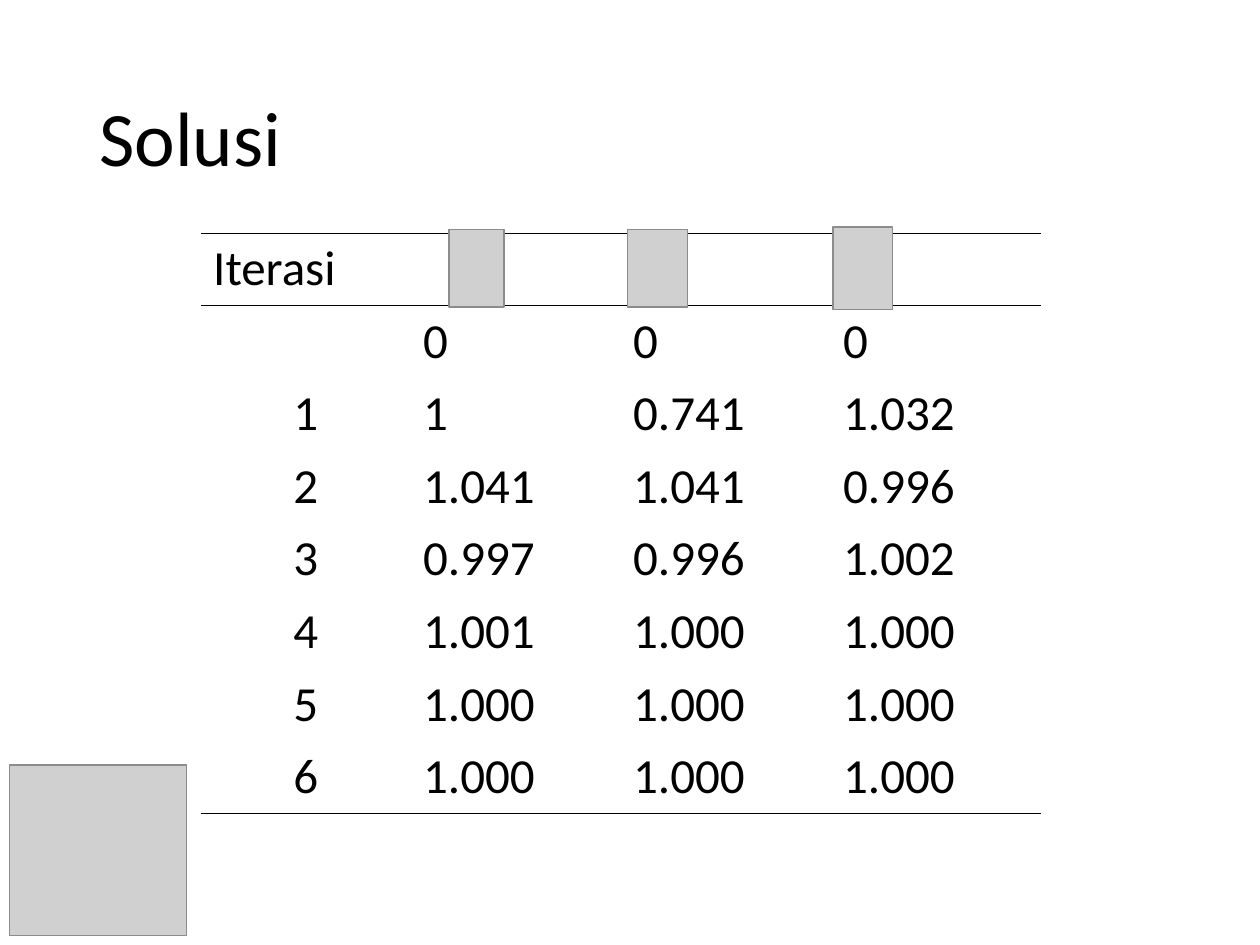
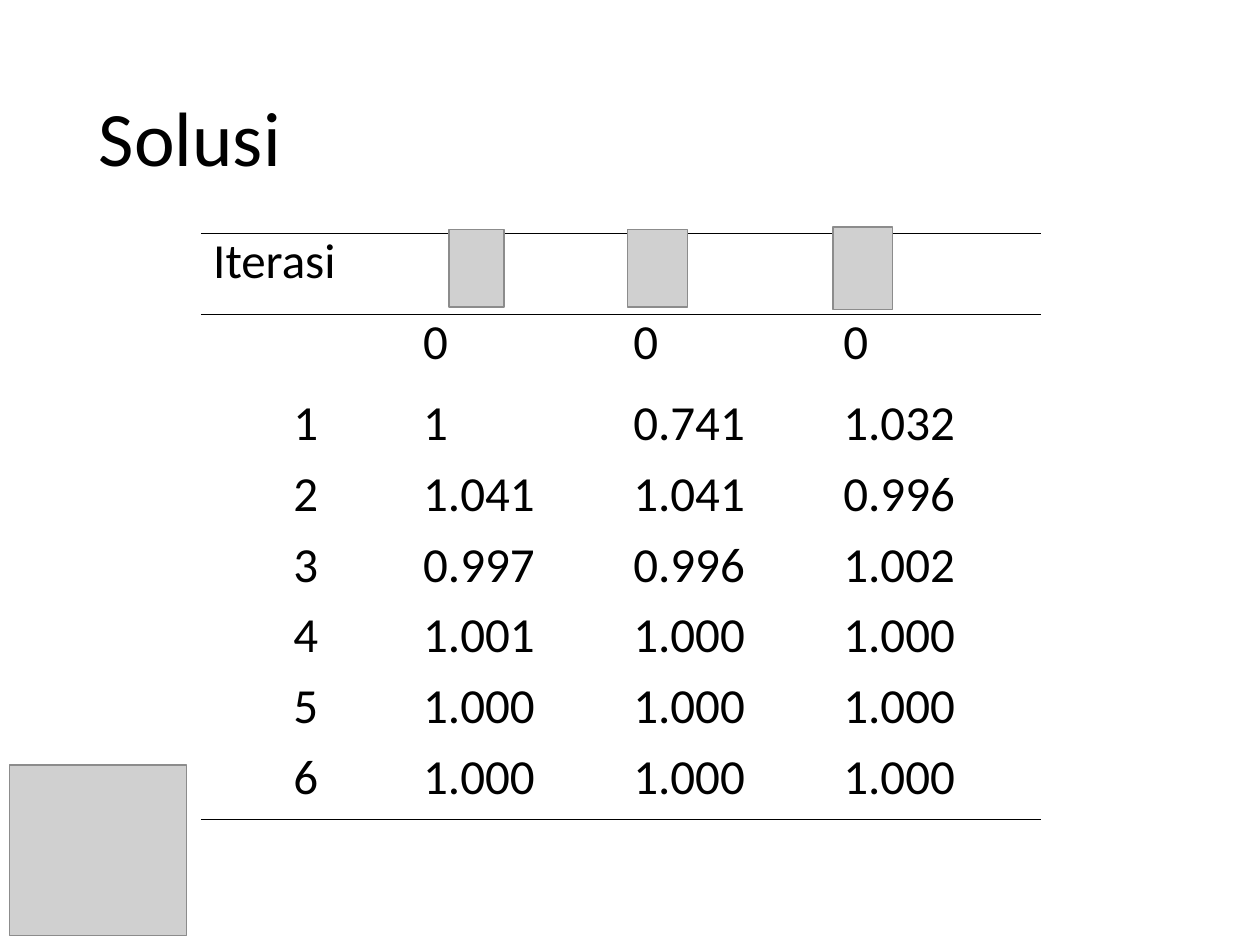
Before and after one commit to miftanurfarid/EL1211_metode_numerik_dan_teknik_komputasi, a slide deck: slide 39 of slides/EL 1211 04 - Penyelesaian Persamaan Linear Serentak.ppt. Drawn at 1260x945 pixels with LibreOffice and Linux fonts; fonts in the diff are those of the drawing; grey boxes stand for pictures. Boxes give left, top, right and bottom in pixels: in the first picture for what was removed or moved away, otherwise in the second. Text is boxed around its words. In the diff, an @@ line names an element or a change of style, - is before the commit and + after.

```diff
--- a/slides/EL 1211 04 - Penyelesaian Persamaan Linear Serentak.ppt
+++ b/slides/EL 1211 04 - Penyelesaian Persamaan Linear Serentak.ppt
@@ table at (200, 233, 1042, 805) @@
@@ line spacing 1 to 0.83 @@
@@ borders changed @@
```
Also in this commit, not shown: 12 other slides changed, 8 other files.
